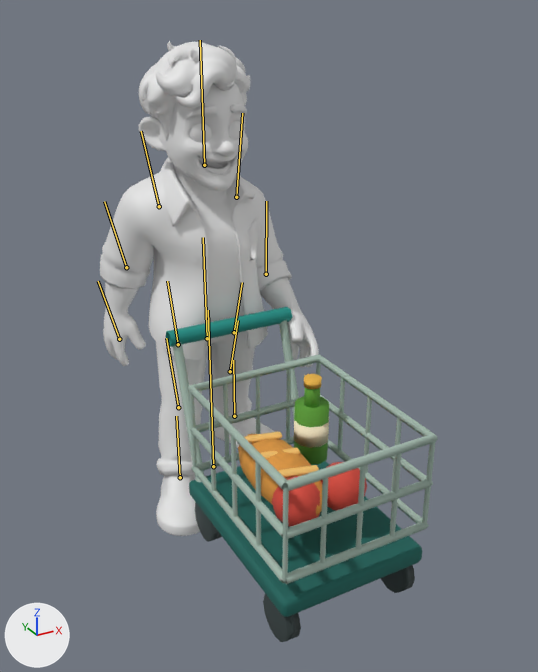
Renders of the FBX model unity/CheckoutSimulator/Assets/Art/Characters/Meshy/Customer_02.fbx from each side of a commit.
Rendered twice from a 50 mm camera at (-1.52, -3.45, 2.49) aimed at (0.05, -0.58, 1.06). Every picture has the same lights, and +X, +Y and +Z are marked at lower left. The first picture is the older version. Both versions are drawn at frame 7 of the action 'Customer_02_Rig|Customer_02_Rig|Walking'; the numbers are the values there. The bones that change, and the others that lie on the model, are drawn over the model as lines.

The first picture shows 'Customer_02_Body', 'Customer_02_Prop'.
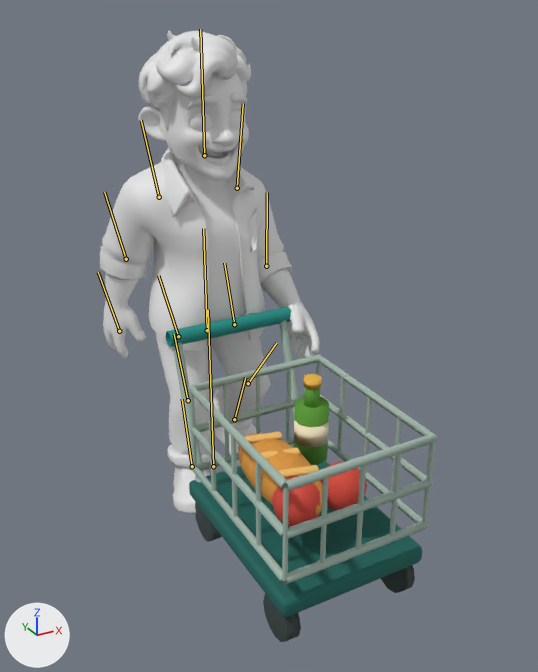
Where the change shows, as pixel boxes (x1, y1, x2, y2) in the pictures (538 x 672 px):
'Customer_02_Body', posed
    before: (100, 41, 319, 536)
    after: (100, 31, 320, 514)
bone 'Torso', root to tip
    before: (207, 338) to (203, 237)
    after: (207, 330) to (203, 228)
bone 'Thigh_L', root to tip
    before: (178, 344) to (167, 281)
    after: (178, 336) to (158, 275)
bone 'Shin_L', root to tip
    before: (178, 407) to (166, 338)
    after: (188, 400) to (174, 334)
bone 'Foot_L', root to tip
    before: (180, 477) to (176, 416)
    after: (192, 466) to (182, 399)
bone 'Thigh_R', root to tip
    before: (234, 332) to (242, 282)
    after: (234, 324) to (224, 263)
bone 'Shin_R', root to tip
    before: (230, 371) to (238, 320)
    after: (248, 383) to (276, 343)
bone 'Foot_R', root to tip
    before: (234, 416) to (233, 360)
    after: (234, 419) to (245, 377)

The edits, one by one:
Bone 'Torso' (bone_torso) moves from (0.0, -0.05, 0.0) to (0.003, -0.002, 0.0).
Bone 'Thigh_L' (bone_thigh_l) turns from (-18, 0, 0) to (-31, 4, 2) degrees about its own x, y and z.
Bone 'Shin_L' (bone_shin_l) turns from (0, 0, 0) to (25, -4, 2) degrees about its own x, y and z.
Bone 'Foot_L' (bone_foot_l) turns from (18, 0, 0) to (-8, 5, -7) degrees about its own x, y and z.
Bone 'Thigh_R' (bone_thigh_r) turns from (18, 0, 0) to (-22, -3, 0) degrees about its own x, y and z.
Bone 'Shin_R' (bone_shin_r) turns from (0, 0, 0) to (55, 11, -4) degrees about its own x, y and z.
Bone 'Foot_R' (bone_foot_r) turns from (-18, 0, 0) to (-10, -7, 11) degrees about its own x, y and z.
